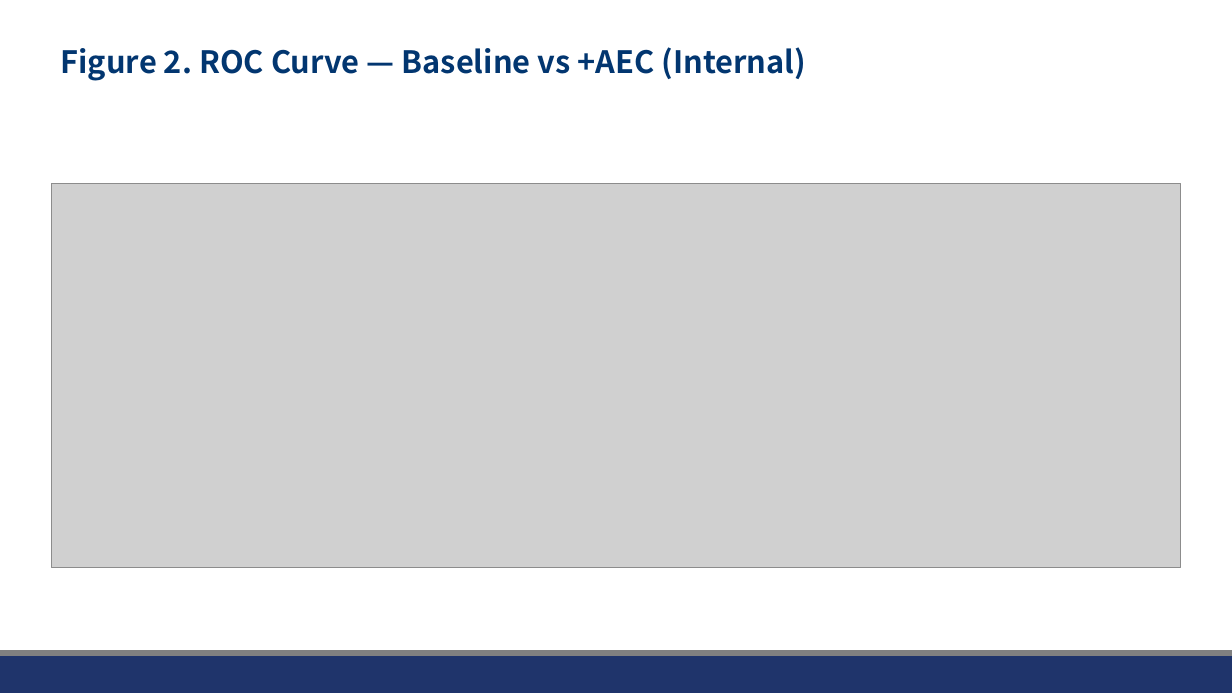
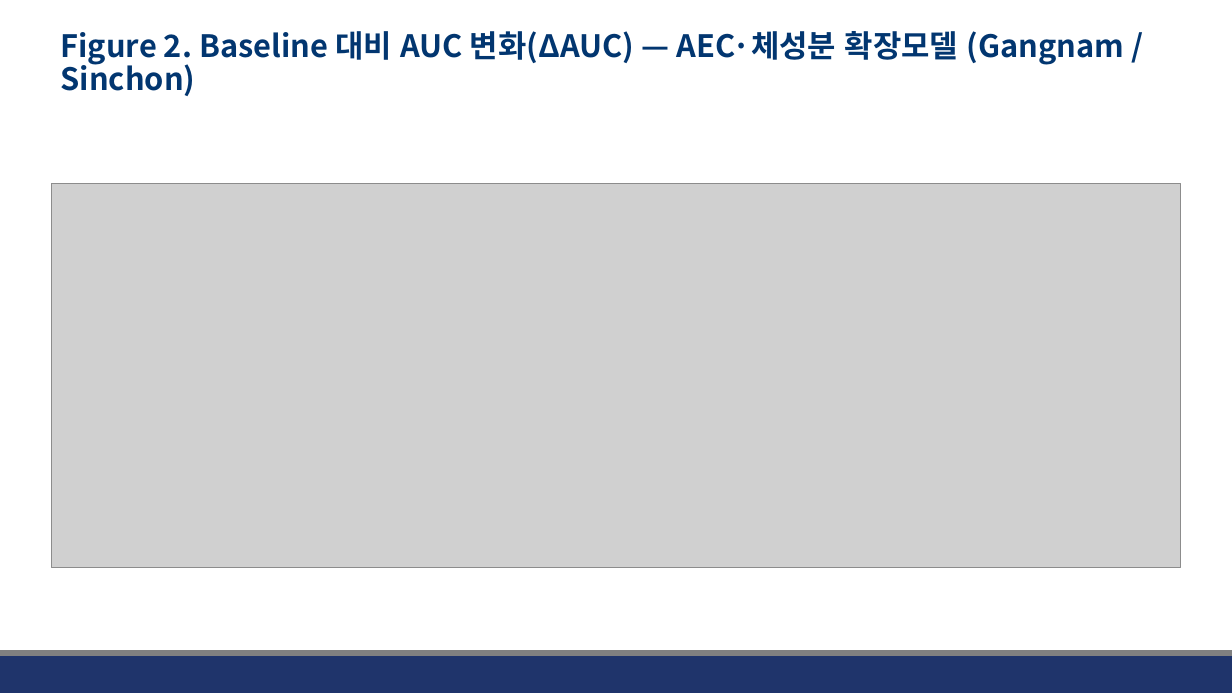
Before and after one commit to JHWannabe/Clinical_Study, a slide deck: slide 7 of docs/261002.pptx (slide 8 before the commit). Drawn at 1232x693 pixels with LibreOffice and Linux fonts; fonts in the diff are those of the drawing; grey boxes stand for pictures; background and template pictures are left out. Boxes give left, top, right and bottom in pixels: in the first picture for what was removed or moved away, otherwise in the second. Text is boxed around its words. In the diff, an @@ line names an element or a change of style, - is before the commit and + after.

Commit message:
crop aec & 체성분 연구 결과

```diff
--- a/docs/261002.pptx
+++ b/docs/261002.pptx
@@ title at bbox=[61, 31, 1125, 96]: text changed @@
-Figure 2. ROC Curve — Baseline vs +AEC (Internal)
+Figure 2. Baseline 대비 AUC 변화(ΔAUC) — AEC·체성분 확장모델 (Gangnam / Sinchon)
```
Also in this commit, not shown: 10 other slides changed, 6 slides added, 42 other files.
